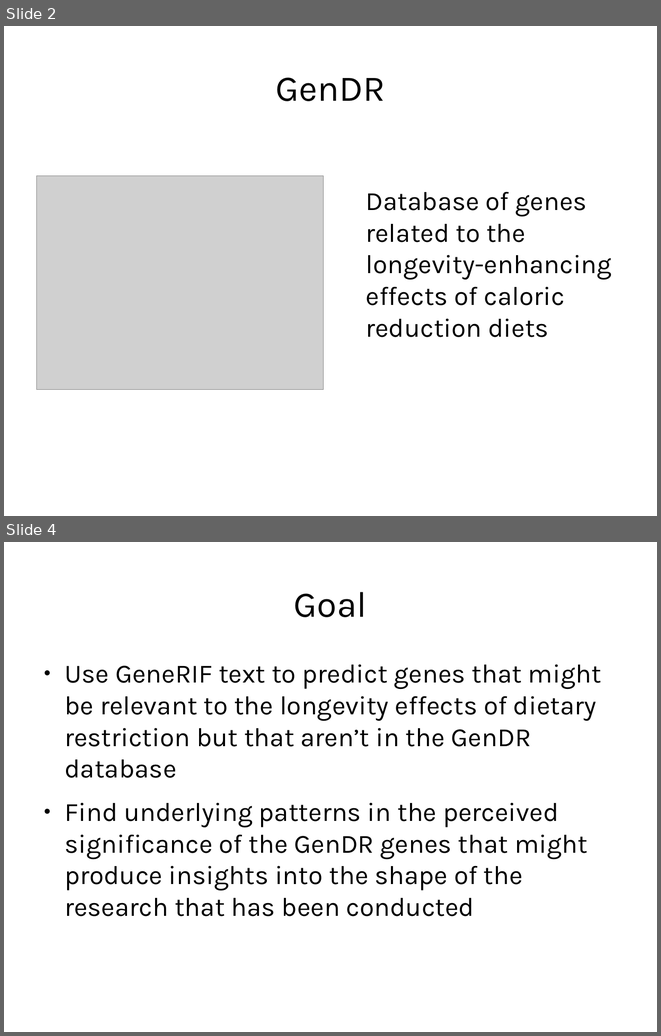
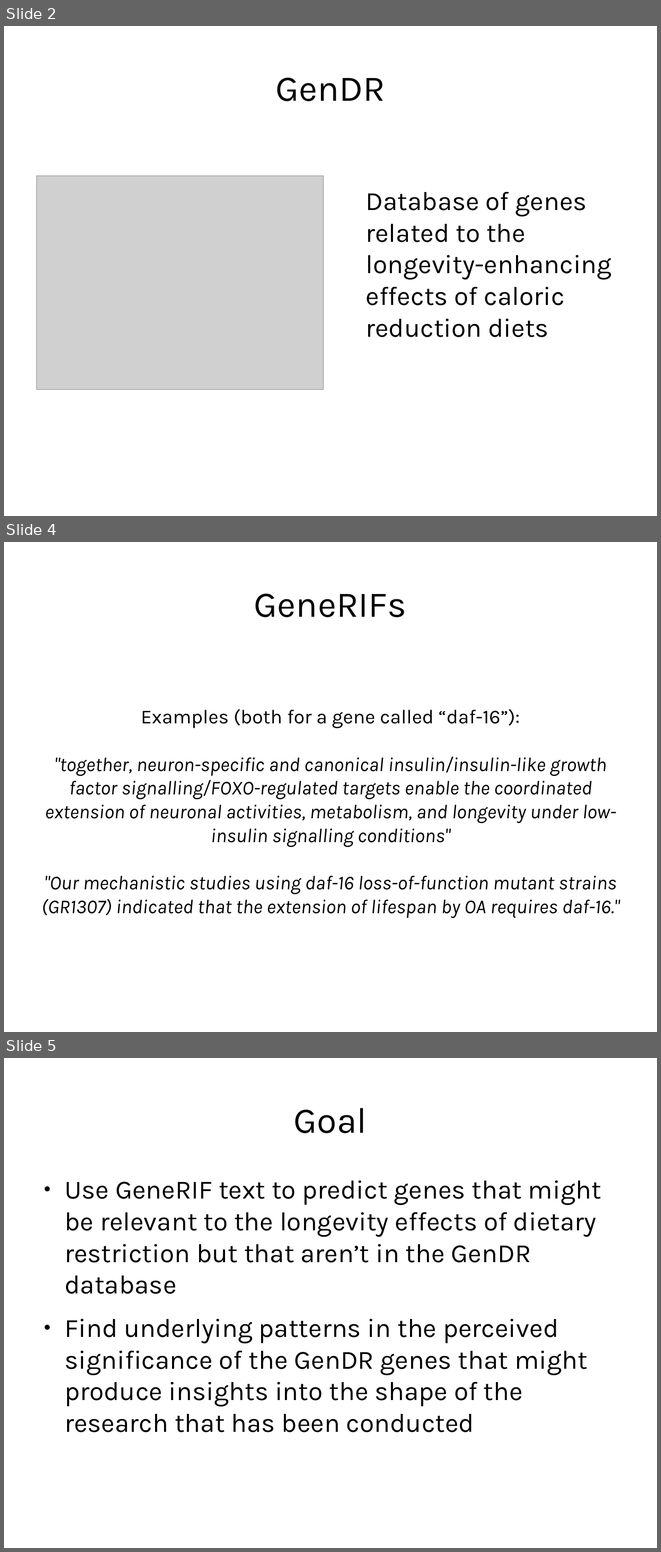
Before and after one commit to DeepwaterCreations/genDR-generif-analysis, a slide deck: presentation.odp. Shown one above the other, each under a label of ours: slides 2 and 4 before the commit, slides 2, 4 and 5 after it; the slides between them are not shown. The pictures are 661x1036 and 661x1552 pixels, drawn with LibreOffice and Linux fonts; fonts in the diff are those of the drawing; grey boxes stand for pictures. Boxes give left, top, right and bottom in pixels: in the first picture for what was removed or moved away, otherwise in the second. Text is boxed around its words. In the diff, an @@ line names an element or a change of style, - is before the commit and + after.

```diff
--- a/presentation.odp
+++ b/presentation.odp
@@ slide 4 added at (x1=4, y1=542, x2=657, y2=1032), background #FFFFFF @@
@@ title added at (x1=254, y1=593, x2=407, y2=617), 44 pt, text #000000 @@
+GeneRIFs
@@ subtitle added at (x1=42, y1=709, x2=619, y2=918), 24 pt, text #000000, italic @@
+Examples (both for a gene called “daf-16”):
+"together, neuron-specific and canonical insulin/insulin-like growth factor signalling/FOXO-regulated targets enable the coordinated extension of neuronal activities, metabolism, and longevity under low-insulin signalling conditions"
+"Our mechanistic studies using daf-16 loss-of-function mutant strains (GR1307) indicated that the extension of lifespan by OA requires daf-16."
@@ what was slide 4 is now slide 5 @@
```
Also in this commit, not shown: 2 slides changed, 2 other slides added, 1 slide removed.
